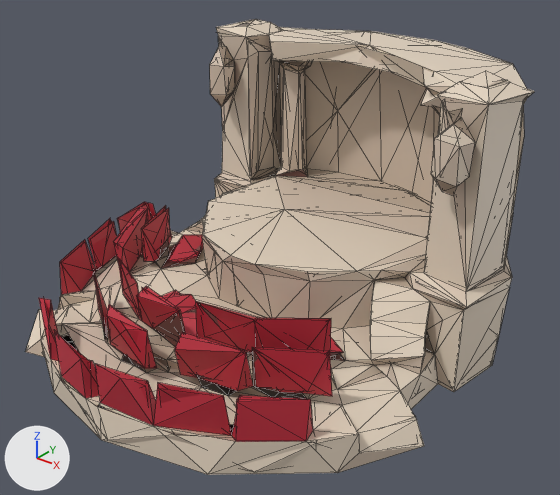
What one commit did to the glTF model docs/univers/archipeo/monuments/modeles/4e-monument-amphitheatre/final-3000.glb.
Rendered twice from a 50 mm lens placed at (0.997, -1.175, 0.943), pointed at (0.068, -0.013, 0.223). Every picture has the same lights, and +X, +Y and +Z are marked at lower left. The older version comes first. Mesh edges are drawn as thin lines. Vertices at exactly the same position are counted once.

Script lines for the objects in view, before the commit:
```python
me_reduit = bpy.data.meshes.new('reduit')
me_reduit.from_pydata(...)  # 1544 vertices, 2831 faces; spans x -0.469..0.506, y -0.495..0.498, z 0.0..0.62
me_reduit.materials.append(mat_defaultmaterial)
ob_reduit = bpy.data.objects.new('reduit', me_reduit)
ob_reduit.location = (0.0, 0.0, 0.0)
```
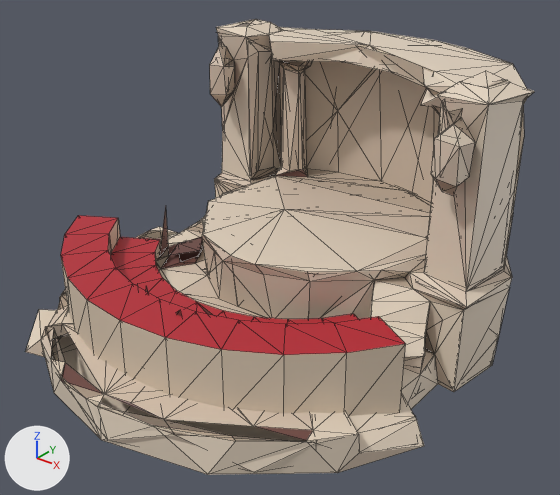
The change, as a list of edits to the scene's bpy script:
```text
Change me_reduit:
    used by ob_reduit; location = (0.0, 0.0, 0.0)
    remove me_reduit.from_pydata(...)  # 1544 vertices, 2831 faces; spans x -0.469..0.506, y -0.495..0.498, z 0.0..0.62
    add me_reduit.from_pydata(...)  # 1308 vertices, 2327 faces; spans x -0.466..0.506, y -0.495..0.498, z 0.0..0.62
    me_reduit part 1: a new loose piece of 110 vertices spanning x -0.45..0.45, y -0.4..0.01, z 0.05..0.2, in mat_defaultmaterial
    me_reduit part 2: 27 loose pieces with 121 vertices, spanning x -0.462..0.467, y -0.481..0.102, z 0.009..0.221, are deleted
    me_reduit part 3: 225 vertices removed from x -0.469..0.469, y -0.489..0.098, z 0.011..0.217
```

Boxes [x1, y1, x2, y2] around the edits, measured in the pictures (560 x 495 px):
part 1 of me_reduit, added
    after: [61, 215, 406, 416]
part 2 of me_reduit, deleted
    before: [45, 204, 328, 403]
part 3 of me_reduit, deleted (red)
    before: [39, 202, 343, 442]
